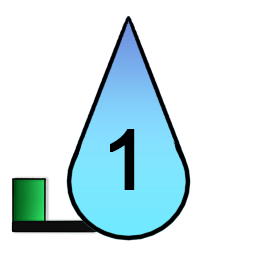
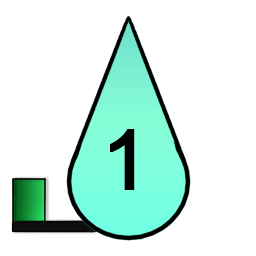
Two versions of the same layered image (w=256, h=256). Layer-by-layer changes:
showed "LightTeal" over [66, 15, 191, 241]
hid "LightBlue" over [66, 15, 191, 241]
